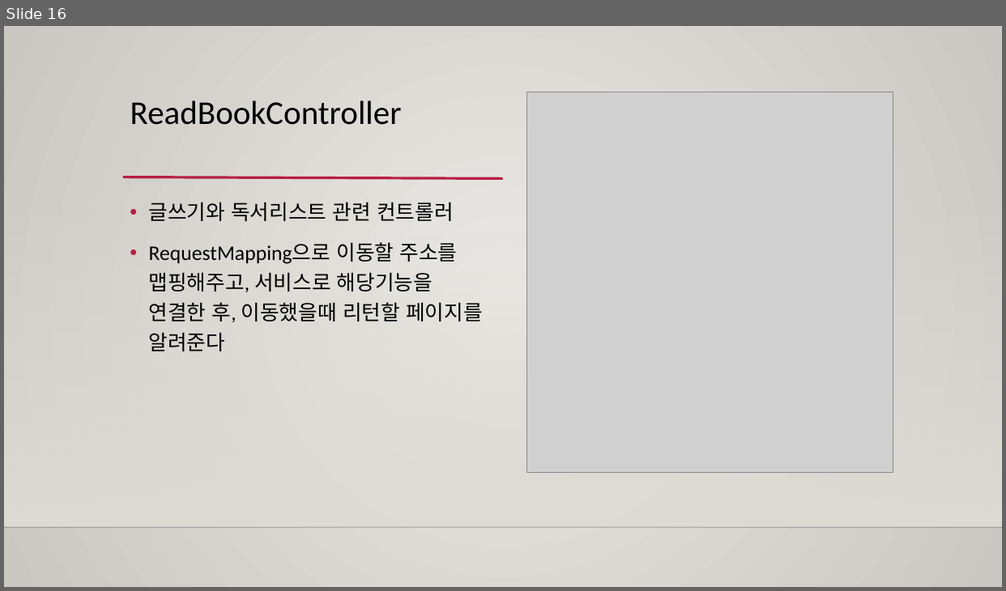
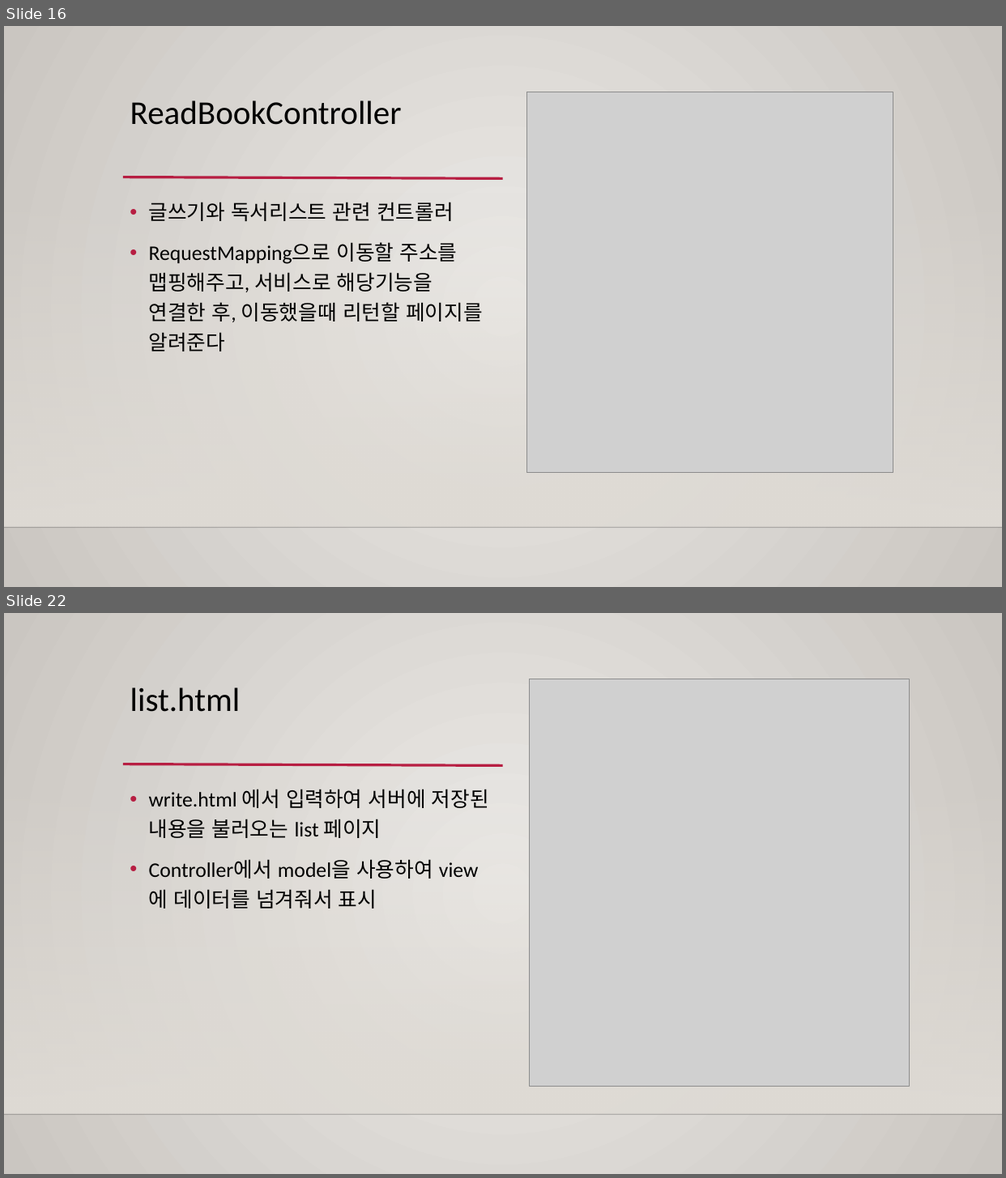
Before and after one commit to hooninfinity/Biz_505_2021_10_Kotlin_Spring, a slide deck: 디바이스최적화(2021-11-10)_김성훈.pptx. Shown one above the other, each under a label of ours: slide 16 before the commit, slides 16 and 22 after it; the slides between them are not shown. The pictures are 1006x591 and 1006x1178 pixels, drawn with LibreOffice and Linux fonts; fonts in the diff are those of the drawing; grey boxes stand for pictures; background and template pictures are left out. Boxes give left, top, right and bottom in pixels: in the first picture for what was removed or moved away, otherwise in the second. Text is boxed around its words. In the diff, an @@ line names an element or a change of style, - is before the commit and + after.

```diff
--- a/디바이스최적화(2021-11-10)_김성훈.pptx
+++ b/디바이스최적화(2021-11-10)_김성훈.pptx
@@ slide 22 added at box(4, 613, 1002, 1174), background gradient #ECEAE7 to #CAC7C1; not listed: 3 template elements that a slide beside it also shows @@
@@ picture added at box(529, 679, 909, 1086) @@
@@ title added at box(130, 688, 241, 712), 32 pt, text #000000 @@
+list.html
@@ text added at box(149, 789, 489, 909), 20 pt, text #000000 @@
+• write.html 에서 입력하여 서버에 저장된 내용을 불러오는 list 페이지
+• Controller에서 model을 사용하여 view에 데이터를 넘겨줘서 표시
```
Also in this commit, not shown: 7 other slides added, 2 slides removed.
